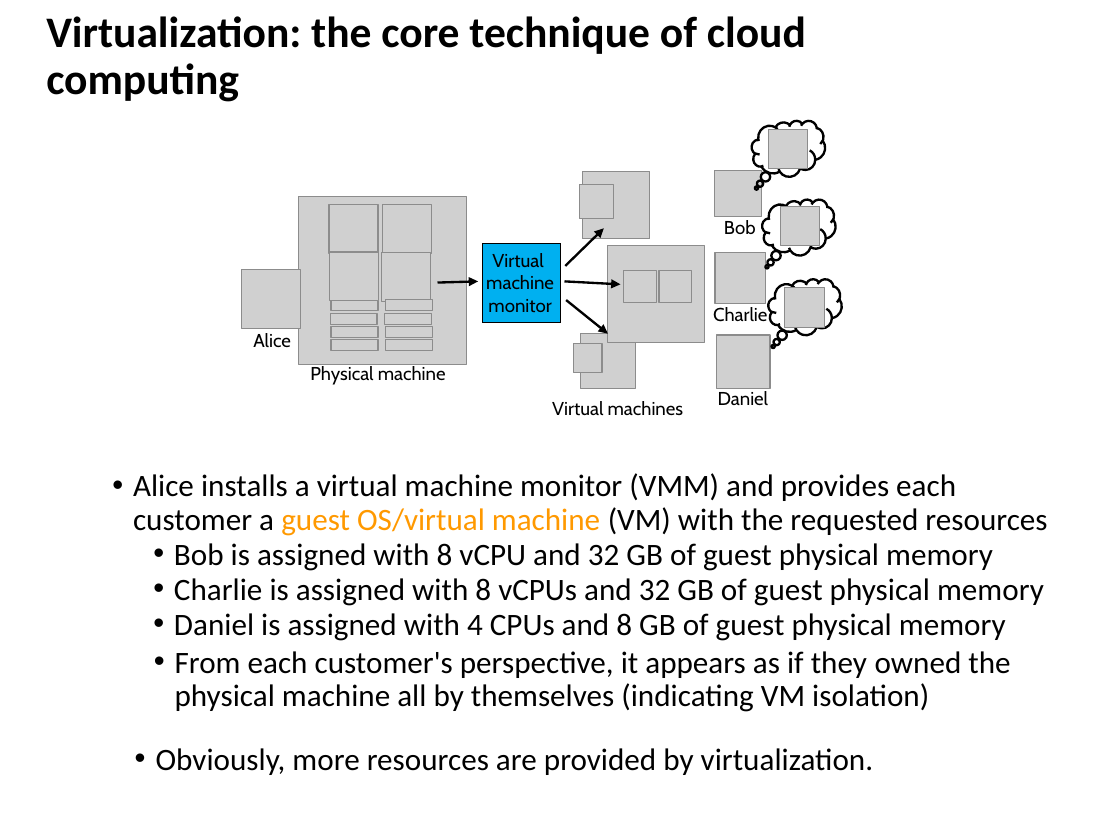
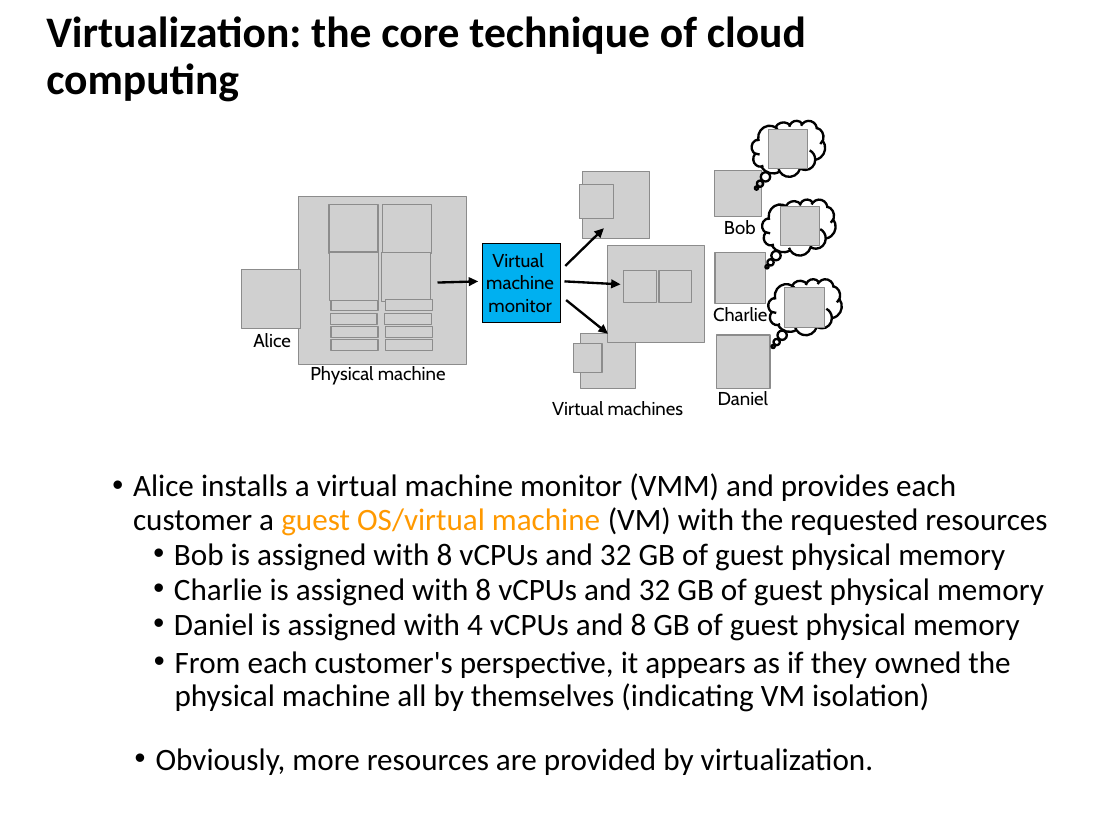
Before and after one commit to zhangzhics/CITS5503_Sem2, a slide deck: slide 4 of Lectures 2023/CITS5503AWSIntro_week2.pptx. Drawn at 1120x840 pixels with LibreOffice and Linux fonts; fonts in the diff are those of the drawing; grey boxes stand for pictures; background and template pictures are left out. Boxes give left, top, right and bottom in pixels: in the first picture for what was removed or moved away, otherwise in the second. Text is boxed around its words. In the diff, an @@ line names an element or a change of style, - is before the commit and + after.

Commit message:
some typos are corrected in week2's slides

```diff
--- a/Lectures 2023/CITS5503AWSIntro_week2.pptx
+++ b/Lectures 2023/CITS5503AWSIntro_week2.pptx
@@ text at <box>174,543,1005,571</box>: text changed @@
-  • Bob is assigned with 8 vCPU and 32 GB of guest physical memory
+  • Bob is assigned with 8 vCPUs and 32 GB of guest physical memory
@@ text at <box>174,613,1020,641</box>: text changed @@
-  • Daniel is assigned with 4 CPUs and 8 GB of guest physical memory
+  • Daniel is assigned with 4 vCPUs and 8 GB of guest physical memory
```
